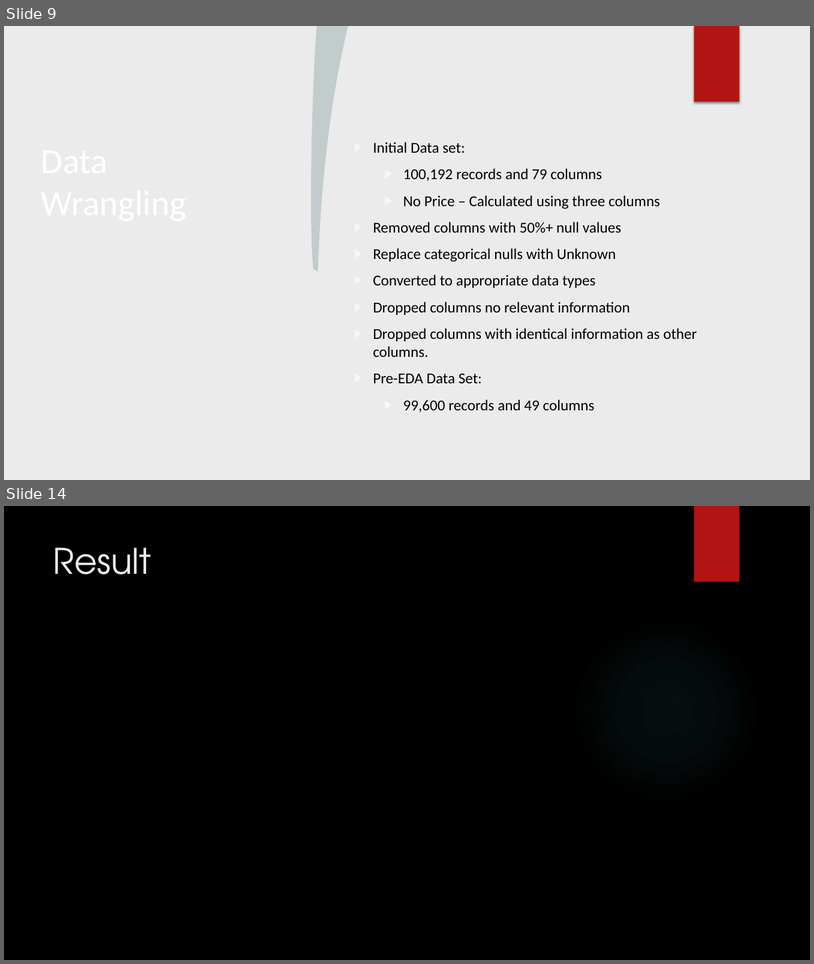
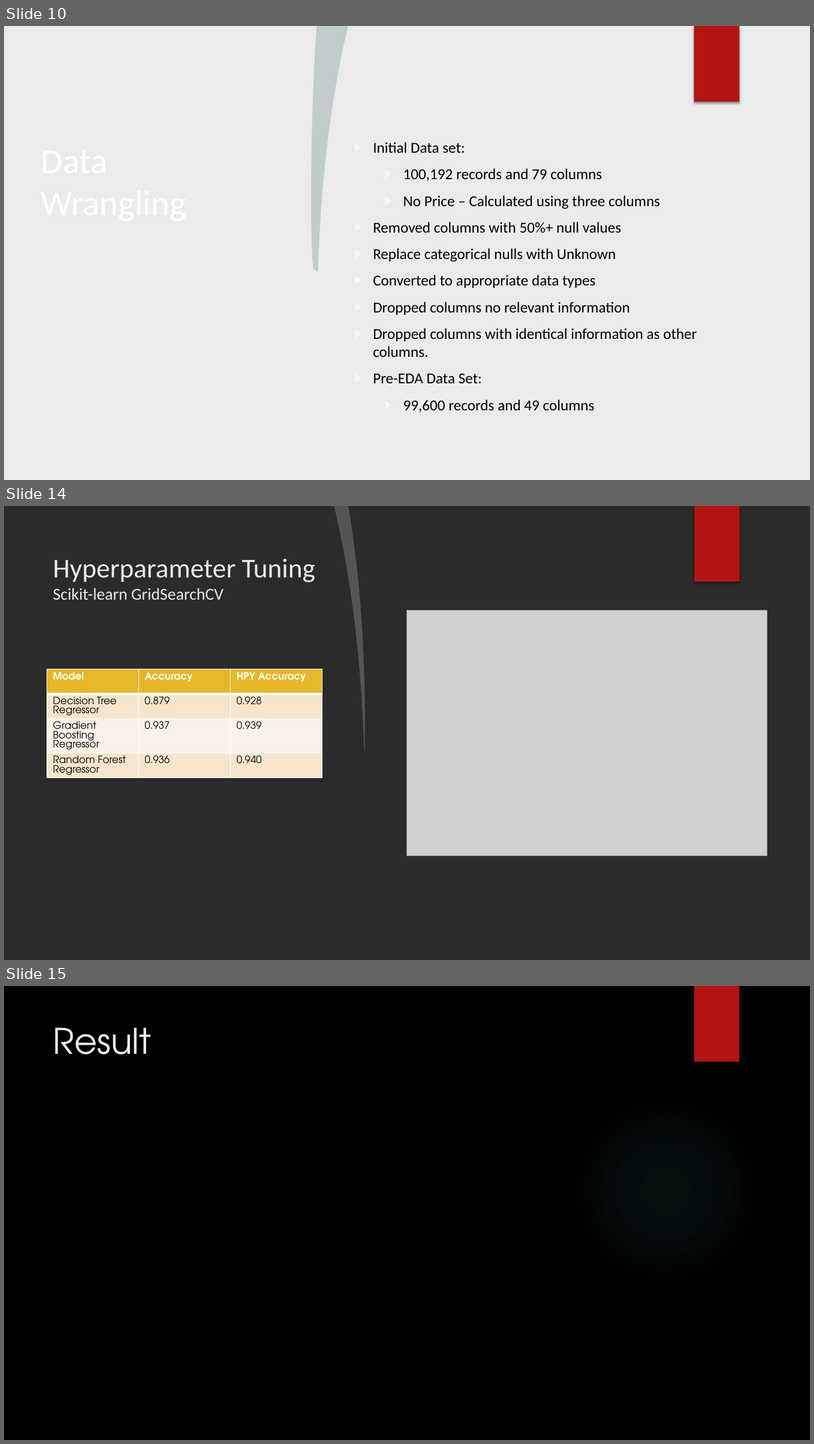
Before and after one commit to georgetown-analytics/Booksville, a slide deck: presentation/Booksville Presentation.pptx. Shown one above the other, each under a label of ours: slides 9 and 14 before the commit, slides 10, 14 and 15 after it; the slides between them are not shown. The pictures are 814x964 and 814x1444 pixels, drawn with LibreOffice and Linux fonts; fonts in the diff are those of the drawing; grey boxes stand for pictures; background and template pictures are left out; a plain dark background stands for a picture behind light text. Boxes give left, top, right and bottom in pixels: in the first picture for what was removed or moved away, otherwise in the second. Text is boxed around its words. In the diff, an @@ line names an element or a change of style, - is before the commit and + after.

```diff
--- a/presentation/Booksville Presentation.pptx
+++ b/presentation/Booksville Presentation.pptx
@@ slide 14 added at [4, 506, 810, 960], background picture (left out); not listed: 1 template element that a slide beside it also shows @@
@@ freeform shape added at [335, 506, 371, 751], fill #FFFFFF at 20% opacity @@
@@ freeform shape added at [348, 506, 810, 960], fill #FFFFFF @@
@@ rectangle added at [695, 506, 740, 582], fill #B01513 @@
@@ title added at [53, 559, 315, 600], 19.8 pt, text #EBEBEB @@
+Hyperparameter Tuning
+Scikit-learn GridSearchCV
@@ picture added at [407, 610, 767, 855] @@
@@ table added at [47, 669, 323, 797], 4 rows, 3 columns @@
+Model | Accuracy | HPY Accuracy
+Decision Tree Regressor | 0.879 | 0.928
+Gradient Boosting Regressor | 0.937 | 0.939
+Random Forest Regressor | 0.936 | 0.940
@@ what was slide 9 is now slide 10 @@
@@ what was slide 14 is now slide 15 @@
```
Also in this commit, not shown: 3 slides changed, 3 other slides added, 3 slides removed.
